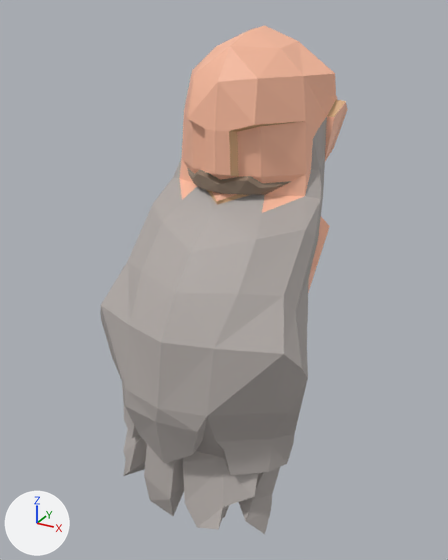
The COLLADA model Chr/BodyParts/MageHead.dae as it was, and as the next commit left it.
One viewpoint serves both versions: a 50 mm lens placed at (2.59, -5.28, 8.97), pointed at (-0.07, -0.46, 6.56). Lighting does not change. The marker at lower left points along +X, +Y and +Z.

Objects in the first picture: 'Head'.
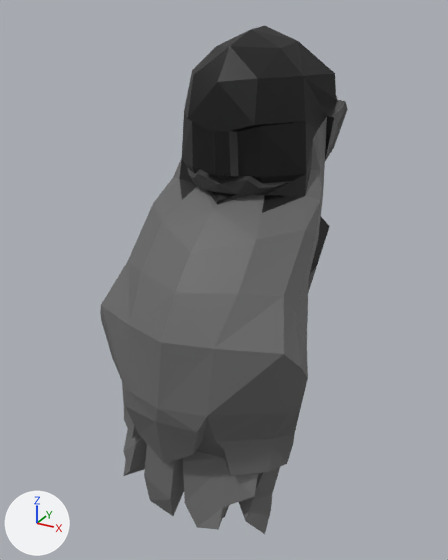
Where the change shows, as pixel boxes [x1, y1, x2, y2] in the pictures (448 x 560 px):
```json
{"part": 1, "of": "me_untitled_007", "change": "recoloured", "before": [100, 117, 327, 534], "after": [100, 117, 327, 534]}
{"part": 2, "of": "me_untitled_007", "change": "recoloured", "before": [179, 26, 348, 293], "after": [179, 26, 348, 293], "on screen": "beige to black"}
```

Scene script edits in JSON lines:
```json
{"block": "me_untitled_007", "where": "me_untitled_007.from_pydata(...)  # 324 vertices, 632 faces; spans x -1.08..1.08, y -1.73..0.81, z 4.12..8.82"}
{"block": "me_untitled_007", "where": "# used by ob_head; location = (0.0, 0.0, 0.0)"}
{"block": "me_untitled_007", "change": "me_untitled_007 part 1: 402 faces centred in x -1.02..1.02, y -1.7..0.19, z 4.3..7.92 are repainted in the vertex colours; the middle colour goes from grey #b2aba7 to dark grey #666666"}
{"block": "me_untitled_007", "change": "me_untitled_007 part 2: 230 faces centred in x -0.78..0.78, y -0.72..0.71, z 6.19..8.77 are repainted in the vertex colours; the middle colour goes from beige #ffbfa1 to black #000000"}
```
